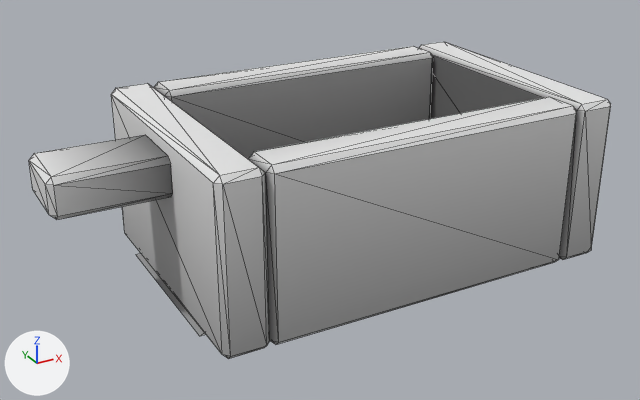
One commit to the glTF model assets/models/machupicchu/structures/fountain_basin.glb: the scene before it, then after it.
Camera for both pictures: a 50 mm camera at (-1.39, -2.61, 1.52) aimed at (0.02, -0.04, 0.24). The lights are fixed; the arrows at lower left show +X, +Y and +Z. The first picture is the older version. Mesh edges are drawn as thin lines. Vertices at exactly the same position are counted once.

Script lines for the objects in view, before the commit:
```python
me_basin = bpy.data.meshes.new('Basin')
me_basin.from_pydata(...)  # 144 vertices, 264 faces; spans x -0.94..0.94, y -0.5..0.5, z 0.0..0.6
me_basin.materials.append(mat_paletteatlas)
me_water = bpy.data.meshes.new('Water')
me_water.from_pydata(...)  # 4 vertices, 2 faces; spans x -0.57..0.57, y -0.32..0.32, z 0.0
me_water.materials.append(mat_paletteatlas)
ob_basin = bpy.data.objects.new('Basin', me_basin)
ob_basin.location = (0.0, 0.0, 0.0)
ob_water = bpy.data.objects.new('Water', me_water)
ob_water.location = (0.0, 0.0, 0.0)
```
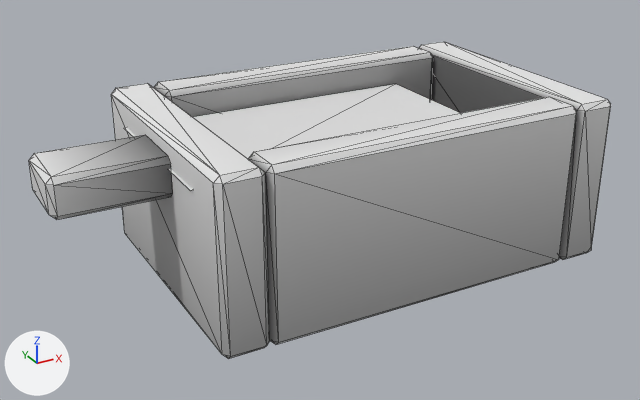
Changed parts and their boxes [x1, y1, x2, y2] in the pictures (640 x 400 px; the box of a moved part takes in the faces that stretch with it):
'Water', mesh moved, recoloured
    before: [136, 254, 205, 336]
    after: [124, 84, 459, 190]
part 1 of me_water, moved or reshaped
    before: [136, 254, 205, 336]
    after: [124, 84, 459, 190]
part 2 of me_water, recoloured
    before: [136, 254, 205, 336]
    after: [124, 84, 459, 190]

What the commit changed:
me_water is used by ob_water; location (0.0, 0.0, 0.0).
me_water had 4 vertices, 2 faces and spanned x -0.57..0.57, y -0.32..0.32, z 0.0.
me_water now has 4 vertices, 2 faces and spans x -0.57..0.57, y -0.32..0.32, z 0.5.
me_water part 1: the whole mesh is moved by (0.0, 0.0, 0.5).
me_water part 2: 2 faces centred in x -0.19..0.19, y -0.107..0.107, z 0.0 are repainted in the vertex colours; the middle colour goes from grey #b8b8b8 to white #f6f6f6.
